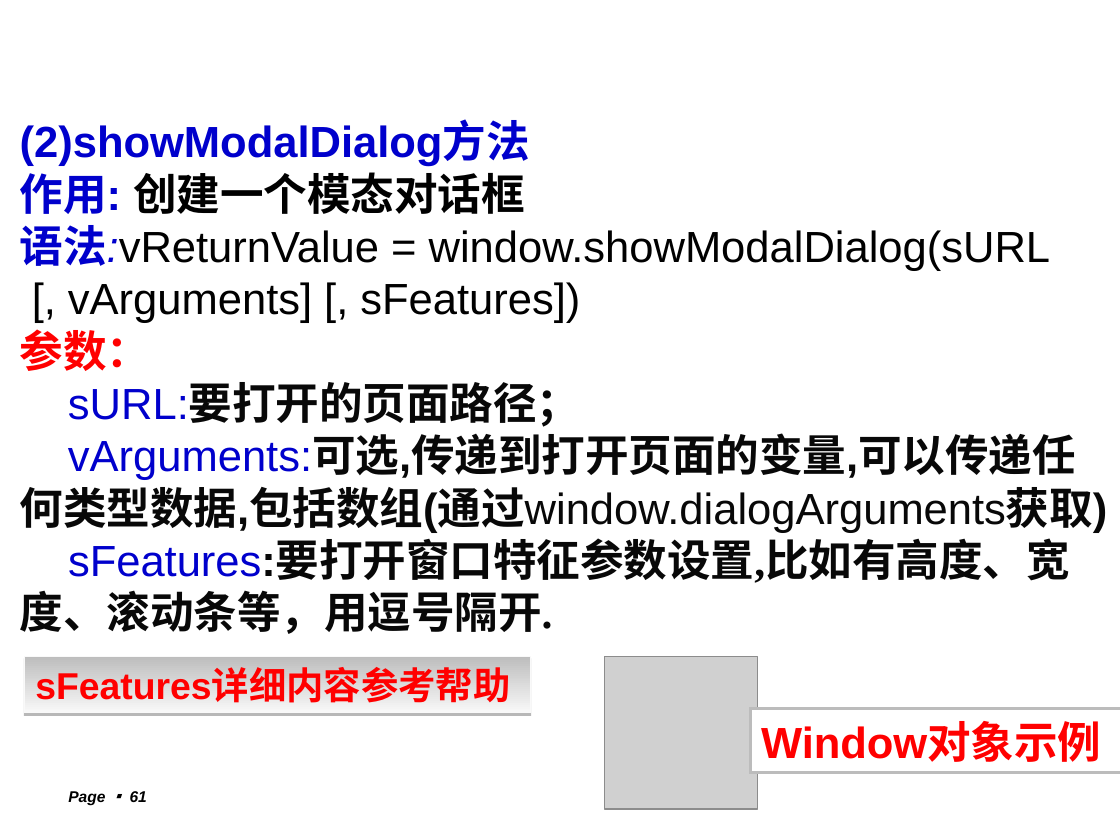
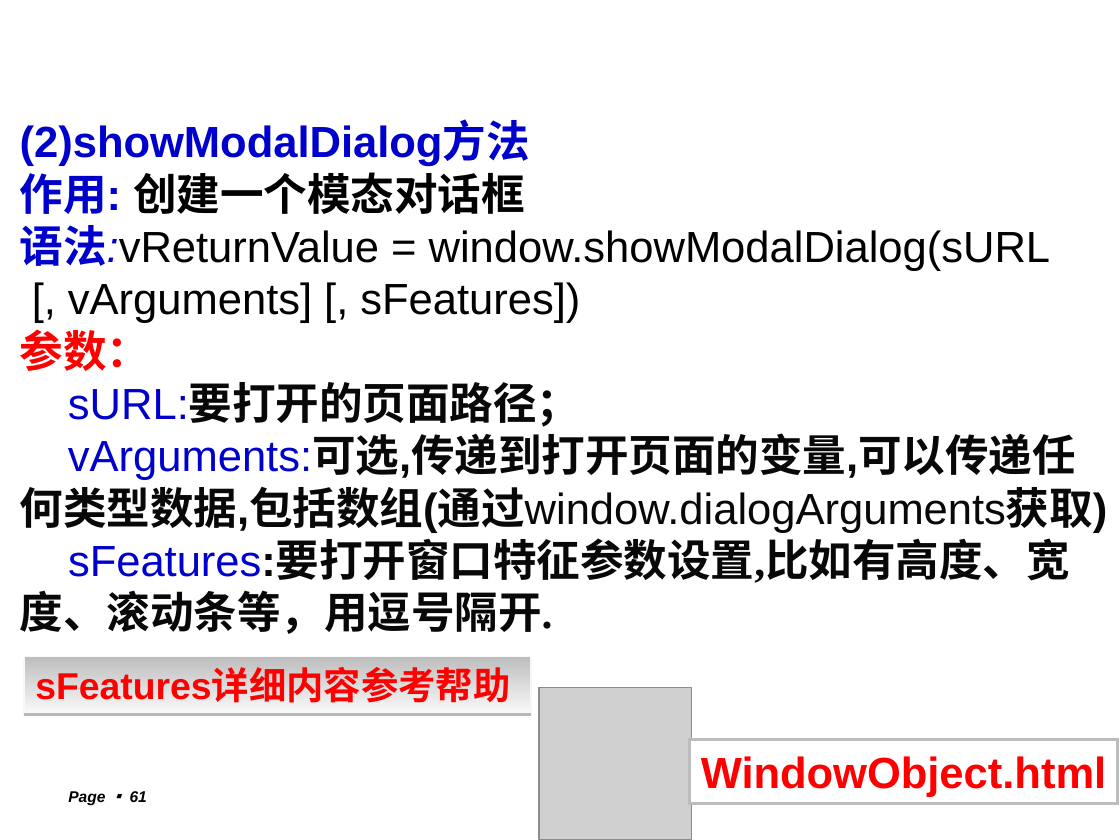
Before and after one commit to lxn56975/webdev, a slide deck: slide 61 of Chapter4Javascript.ppt. Drawn at 1120x840 pixels with LibreOffice and Linux fonts; fonts in the diff are those of the drawing; grey boxes stand for pictures; background and template pictures are left out. Boxes give left, top, right and bottom in pixels: in the first picture for what was removed or moved away, otherwise in the second. Text is boxed around its words. In the diff, an @@ line names an element or a change of style, - is before the commit and + after.

```diff
--- a/Chapter4Javascript.ppt
+++ b/Chapter4Javascript.ppt
@@ picture: place and size @@
-picture at bbox=[605, 656, 757, 809]
+picture at bbox=[539, 688, 691, 840]
@@ rectangle "WindowObject.html": place and size @@
-rectangle "WindowObject.html" at bbox=[750, 709, 1120, 773]
+rectangle "WindowObject.html" at bbox=[690, 739, 1118, 803]
@@ text in rectangle at bbox=[701, 756, 1106, 797]: text changed @@
-Window对象示例
+WindowObject.html
```
Also in this commit, not shown: 1 other file.
